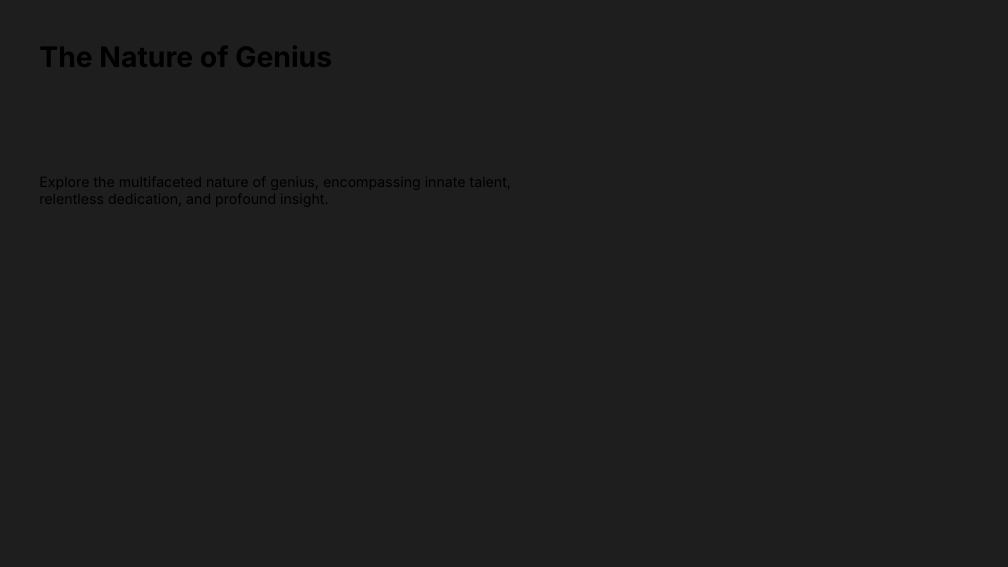
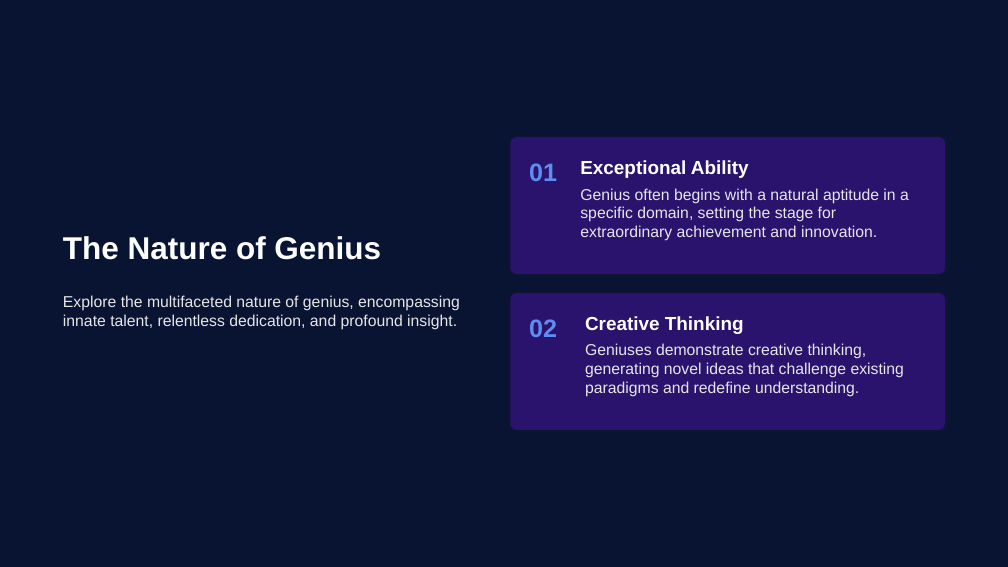
Before and after one commit to tejus05/deck-genie-v3, a slide deck: slide 2 of backend/data/0ef2e0f5-d61a-4687-a0ce-69b4c3fd9ec6/Exploring_the_Concept_of_Genius.pptx. Drawn at 1008x567 pixels with LibreOffice and Linux fonts; fonts in the diff are those of the drawing. Boxes give left, top, right and bottom in pixels: in the first picture for what was removed or moved away, otherwise in the second. Text is boxed around its words. In the diff, an @@ line names an element or a change of style, - is before the commit and + after.

```diff
--- a/backend/data/0ef2e0f5-d61a-4687-a0ce-69b4c3fd9ec6/Exploring_the_Concept_of_Genius.pptx
+++ b/backend/data/0ef2e0f5-d61a-4687-a0ce-69b4c3fd9ec6/Exploring_the_Concept_of_Genius.pptx
@@ background #1E1E1E to #091433 @@
@@ rounded rectangle added at [510, 137, 945, 274], fill #29136C @@
@@ text added at [529, 163, 557, 181], 32 pt, text #5E8CF0, bold @@
+01
@@ text added at [580, 160, 749, 178], 24 pt, text #FFFFFF, bold @@
+Exceptional Ability
@@ text added at [580, 188, 909, 241], 20 pt, text #E6E6E6 @@
+Genius often begins with a natural aptitude in a specific domain, setting the stage for extraordinary achievement and innovation.
@@ text added at [63, 236, 381, 260], 40 pt, text #FFFFFF, bold @@
+The Nature of Genius
@@ text added at [63, 295, 460, 330], 20 pt, text #E6E6E6 @@
+Explore the multifaceted nature of genius, encompassing innate talent, relentless dedication, and profound insight.
@@ rounded rectangle added at [510, 293, 945, 430], fill #29136C @@
@@ text added at [529, 319, 557, 337], 32 pt, text #5E8CF0, bold @@
+02
@@ text added at [585, 316, 744, 334], 24 pt, text #FFFFFF, bold @@
+Creative Thinking
@@ text added at [585, 343, 904, 397], 20 pt, text #E6E6E6 @@
+Geniuses demonstrate creative thinking, generating novel ideas that challenge existing paradigms and redefine understanding.
```
Also in this commit, not shown: 5 other slides changed, 2 slides added, 2 slides removed, 17 other files.
